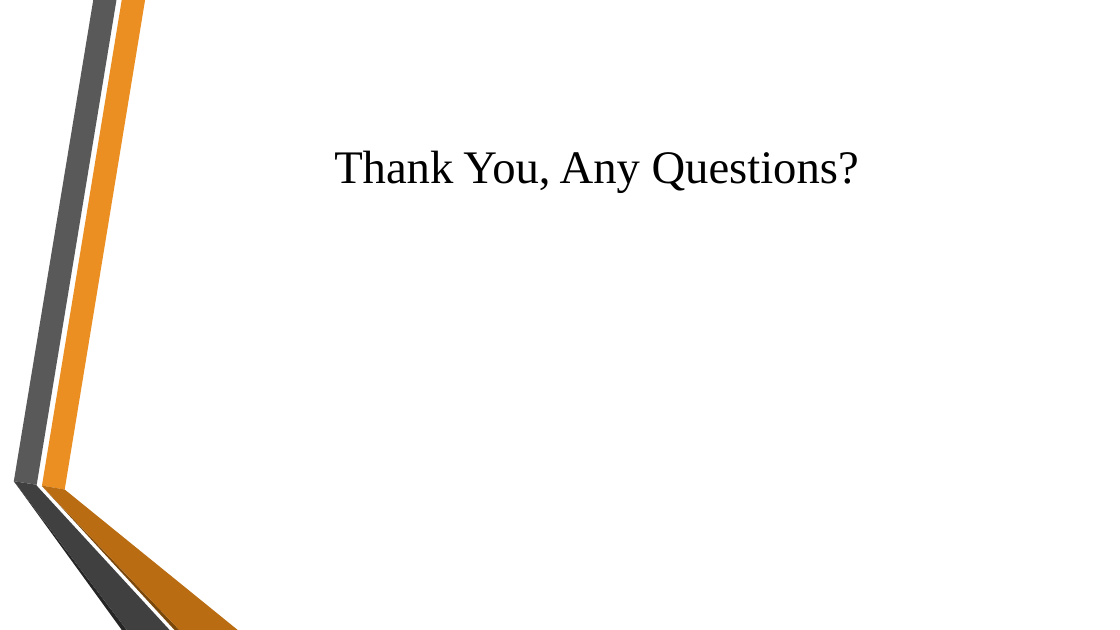
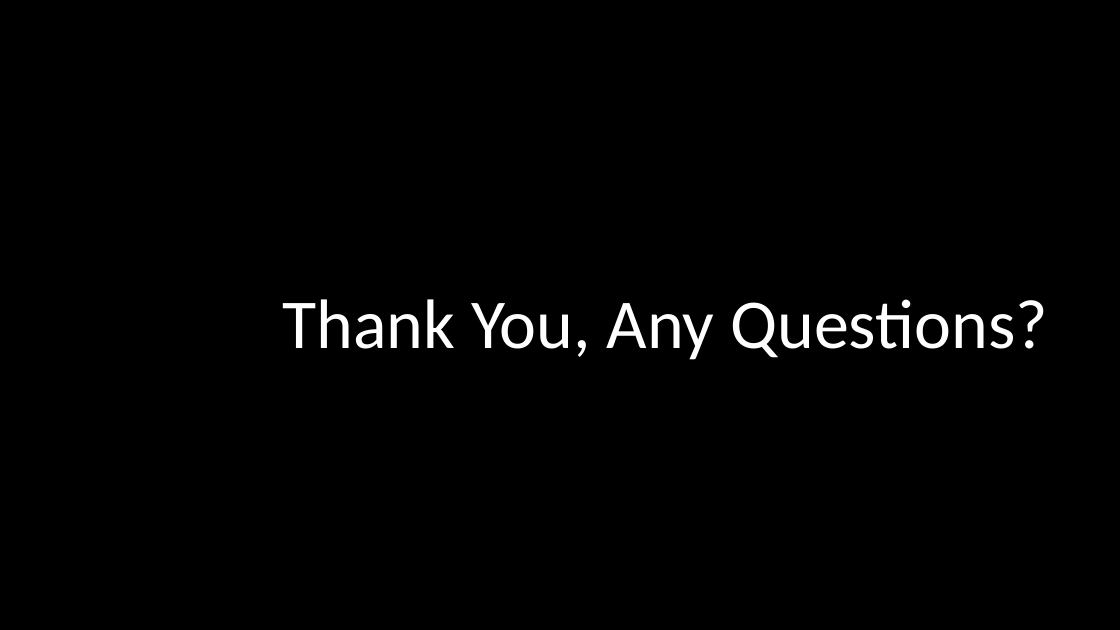
Before and after one commit to KSmall23/PROJ324_SK, a slide deck: slide 11 of ULTRASOUND DISTANCE DETECTION.pptx. Drawn at 1120x630 pixels with LibreOffice and Linux fonts; fonts in the diff are those of the drawing; background and template pictures are left out. Boxes give left, top, right and bottom in pixels: in the first picture for what was removed or moved away, otherwise in the second. Text is boxed around its words. In the diff, an @@ line names an element or a change of style, - is before the commit and + after.

Commit message:
Finished off Presentation Slides

```diff
--- a/ULTRASOUND DISTANCE DETECTION.pptx
+++ b/ULTRASOUND DISTANCE DETECTION.pptx
@@ rectangle added at <box>0,0,1120,630</box>, fill #000000 @@
@@ freeform shape at <box>13,0,116,485</box>: fill #595959 to #FFFFFF @@
@@ title "Thank You, Any Questions?": place and size @@
-title "Thank You, Any Questions?" at <box>334,150,859,193</box>
+title "Thank You, Any Questions?" at <box>282,299,1048,360</box>
@@ title "Thank You, Any Questions?" at <box>282,299,1048,360</box>: size 40 to 60 pt, font Times New Roman to Calibri, text colour #000000 to #FFFFFF; alignment centre to right; vertical alignment middle to bottom @@
@@ group added at <box>50,0,512,630</box>: 6 freeform shapes @@
@@ freeform shape at <box>13,481,126,630</box>: fill #262626 to #FFFFFF @@
@@ freeform shape at <box>13,481,169,630</box>: fill #404040 to #FFFFFF @@
```
Also in this commit, not shown: 7 other slides changed.
